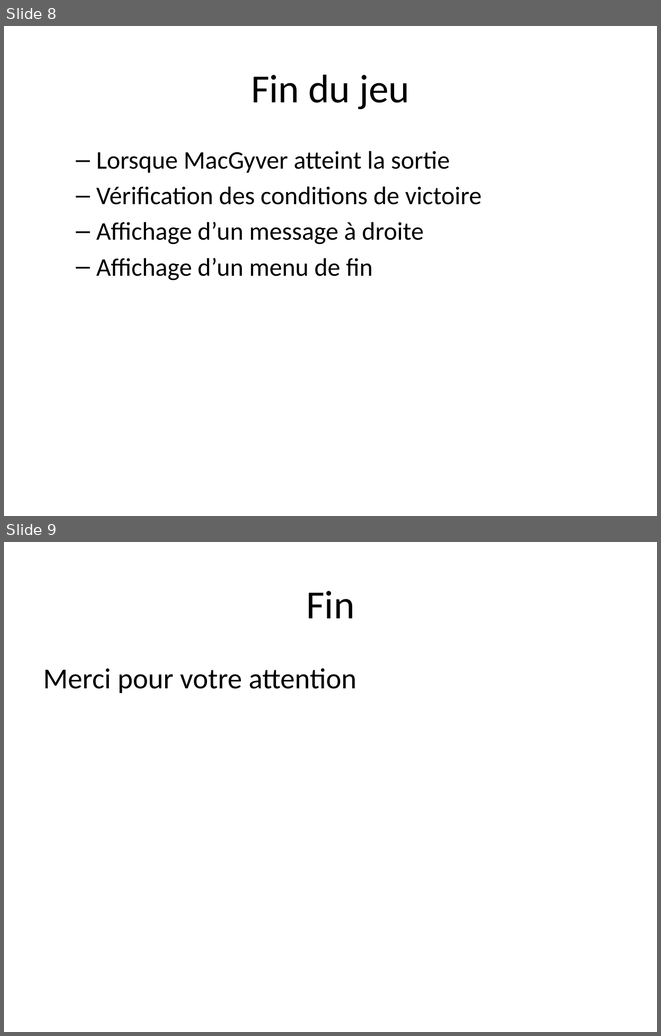
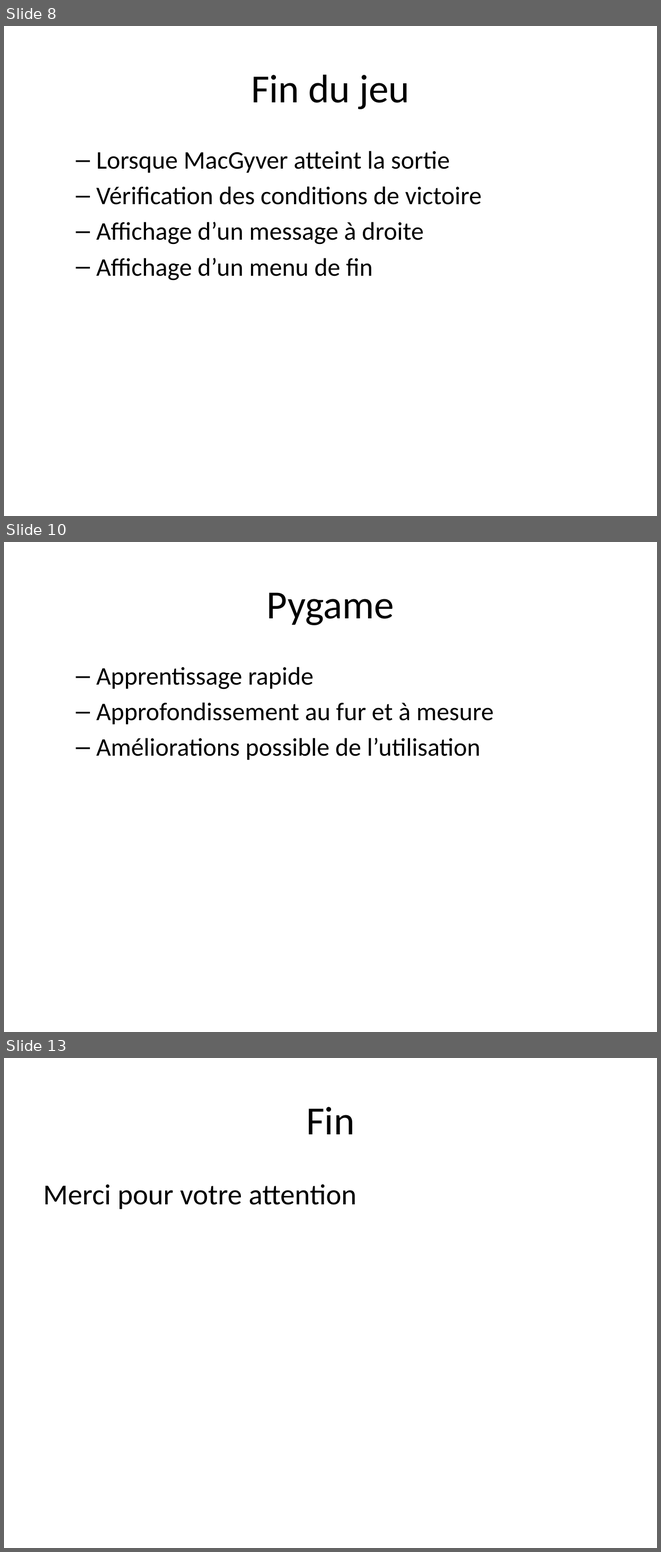
Before and after one commit to GuillaumeOj/HelpMacGyver, a slide deck: Report/Presentation.pptx. Shown one above the other, each under a label of ours: slides 8 and 9 before the commit, slides 8, 10 and 13 after it; the slides between them are not shown. The pictures are 661x1036 and 661x1552 pixels, drawn with LibreOffice and Linux fonts; fonts in the diff are those of the drawing. Boxes give left, top, right and bottom in pixels: in the first picture for what was removed or moved away, otherwise in the second. Text is boxed around its words. In the diff, an @@ line names an element or a change of style, - is before the commit and + after.

```diff
--- a/Report/Presentation.pptx
+++ b/Report/Presentation.pptx
@@ slide 10 added at (4, 542, 657, 1032), background #FFFFFF @@
@@ title added at (267, 592, 394, 625), 44 pt, text #000000 @@
+Pygame
@@ text added at (96, 667, 494, 760), 28 pt, text #000000 @@
+  – Apprentissage rapide
+  – Approfondissement au fur et à mesure
+  – Améliorations possible de l’utilisation
@@ what was slide 9 is now slide 13 @@
```
Also in this commit, not shown: 3 other slides added.
